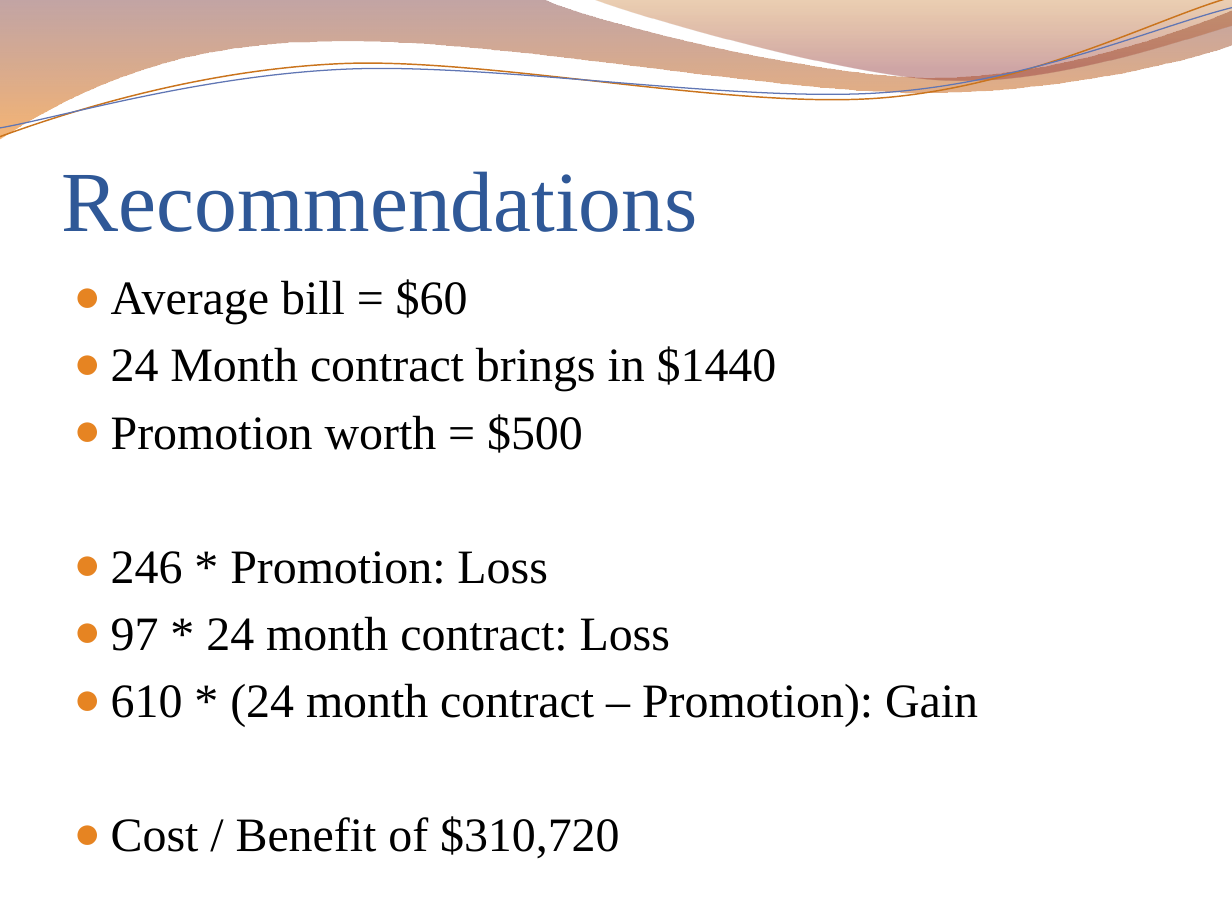
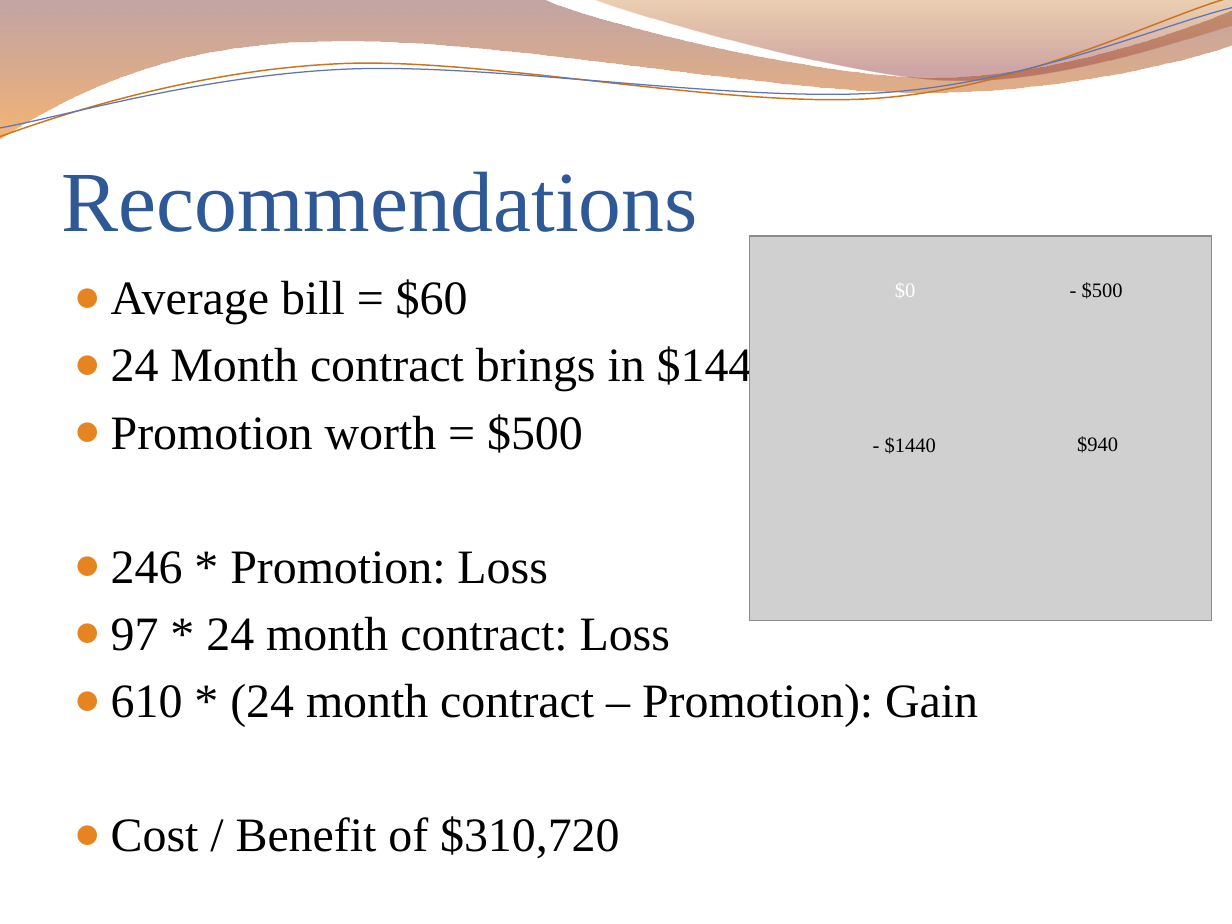
Before and after one commit to lraichik/dsc-mod-5-project-online-ds-ft-051319, a slide deck: slide 5 of Predicting Cancellations.pptx. Drawn at 1232x924 pixels with LibreOffice and Linux fonts; fonts in the diff are those of the drawing; grey boxes stand for pictures; background and template pictures are left out. Boxes give left, top, right and bottom in pixels: in the first picture for what was removed or moved away, otherwise in the second. Text is boxed around its words. In the diff, an @@ line names an element or a change of style, - is before the commit and + after.

```diff
--- a/Predicting Cancellations.pptx
+++ b/Predicting Cancellations.pptx
@@ group added at (x1=749, y1=237, x2=1211, y2=621): 4 texts, 1 picture @@
+$0
+- $500
+$940
+- $1440
```
Also in this commit, not shown: 1 slide added, 3 other files.
